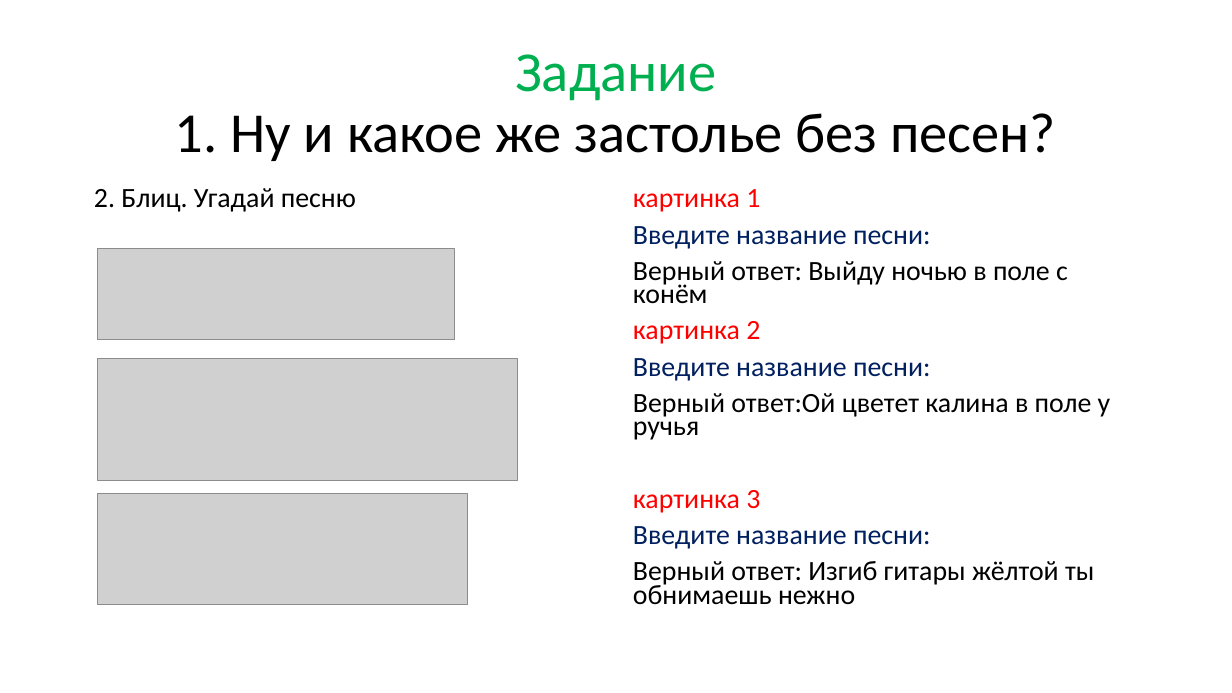
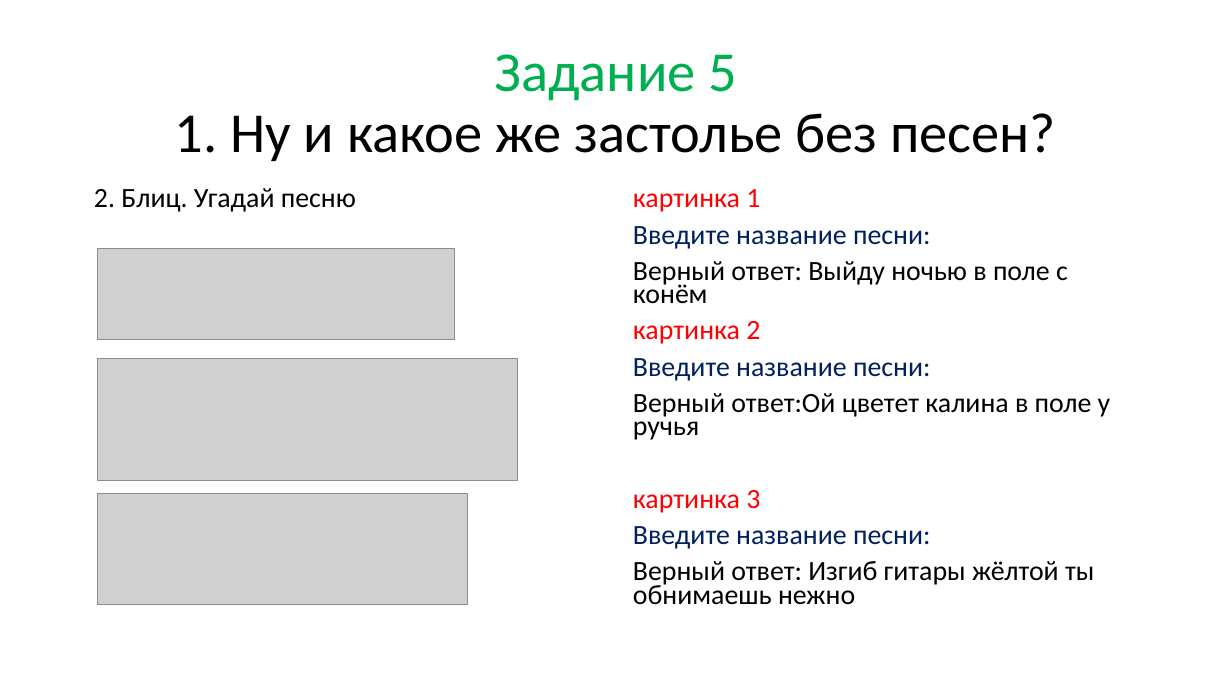
Before and after one commit to vvaassiihhaa/masha, a slide deck: slide 9 of КВЕСТ/Kvest 0504.pptx (slide 7 before the commit). Drawn at 1232x693 pixels with LibreOffice and Linux fonts; fonts in the diff are those of the drawing; grey boxes stand for pictures. Boxes give left, top, right and bottom in pixels: in the first picture for what was removed or moved away, otherwise in the second. Text is boxed around its words. In the diff, an @@ line names an element or a change of style, - is before the commit and + after.

```diff
--- a/КВЕСТ/Kvest 0504.pptx
+++ b/КВЕСТ/Kvest 0504.pptx
@@ title at bbox=[175, 54, 1056, 161]: text changed @@
-Задание
-1. Ну и какое же застолье без песен?
+Задание 5
+1. Ну и какое же застолье без песен?
```
Also in this commit, not shown: 6 other slides changed, 1 slide added, 2 other files.
